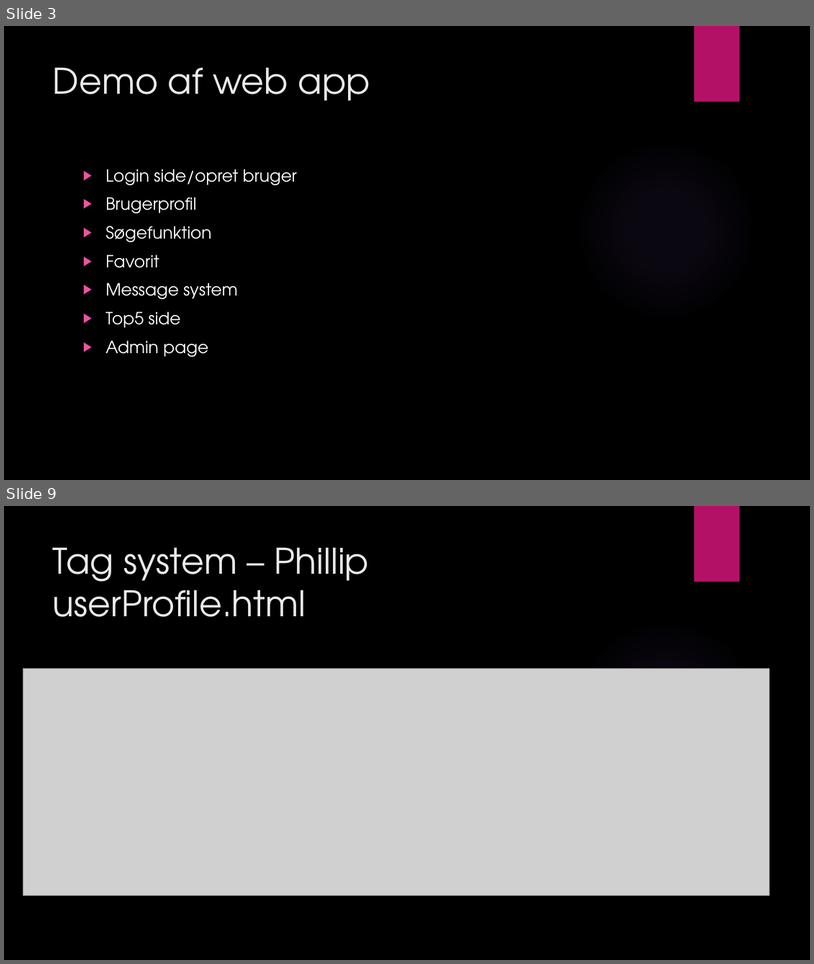
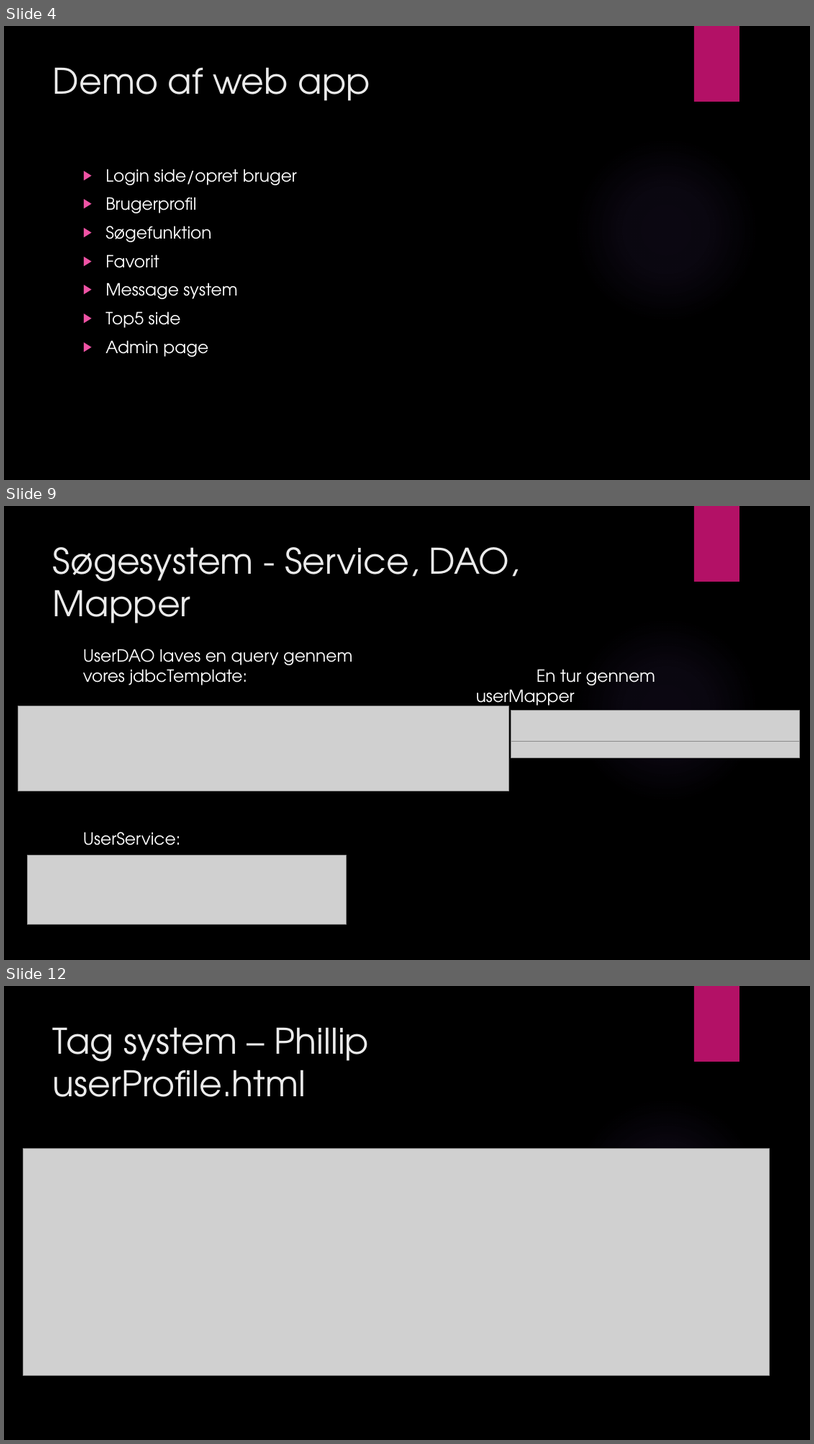
Before and after one commit to MatiasStorm/DateNRate, a slide deck: documents/DateN’Rate.pptx. Shown one above the other, each under a label of ours: slides 3 and 9 before the commit, slides 4, 9 and 12 after it; the slides between them are not shown. The pictures are 814x964 and 814x1444 pixels, drawn with LibreOffice and Linux fonts; fonts in the diff are those of the drawing; grey boxes stand for pictures; background and template pictures are left out. Boxes give left, top, right and bottom in pixels: in the first picture for what was removed or moved away, otherwise in the second. Text is boxed around its words. In the diff, an @@ line names an element or a change of style, - is before the commit and + after.

```diff
--- a/documents/DateN’Rate.pptx
+++ b/documents/DateN’Rate.pptx
@@ slide 9 added at (4,506,810,960), background picture (left out); not listed: 2 template elements that a slide beside it also shows @@
@@ title added at (53,547,519,623), 42 pt, text #EBEBEB @@
+Søgesystem - Service, DAO, Mapper
@@ text added at (83,649,656,710), 20 pt, text #FFFFFF @@
+UserDAO laves en query gennem
+vores jdbcTemplate: En tur gennem userMapper
+UserService:
@@ picture added at (18,705,509,791) @@
@@ picture added at (511,710,800,741) @@
@@ picture added at (511,739,800,758) @@
@@ picture added at (28,855,347,924) @@
@@ what was slide 3 is now slide 4 @@
@@ what was slide 9 is now slide 12 @@
```
Also in this commit, not shown: 5 slides changed, 3 other slides added, 1 slide removed.
